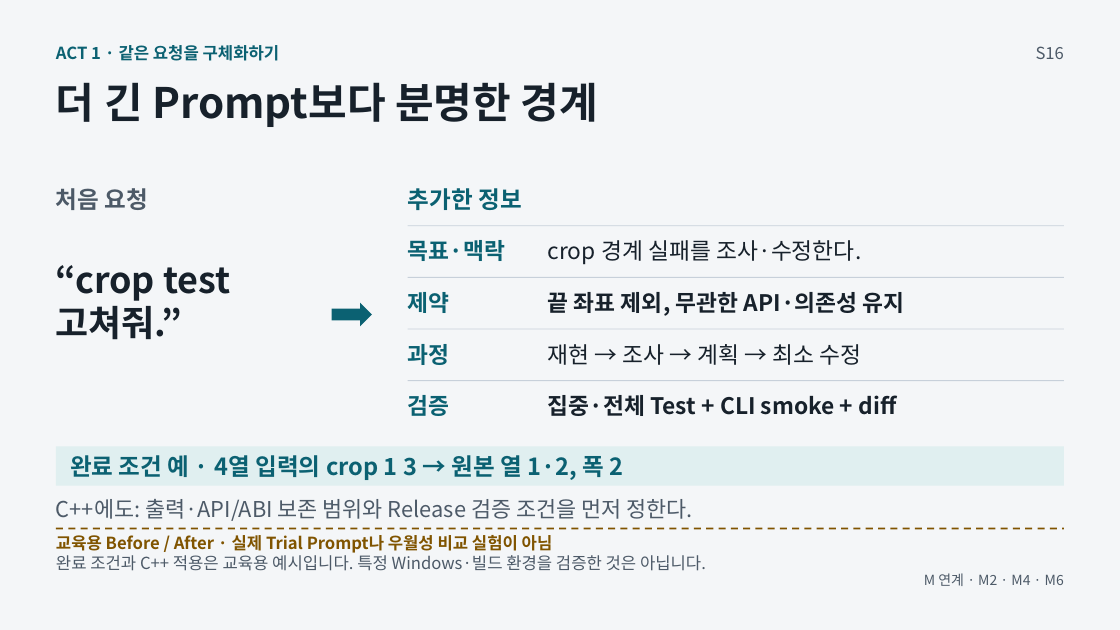
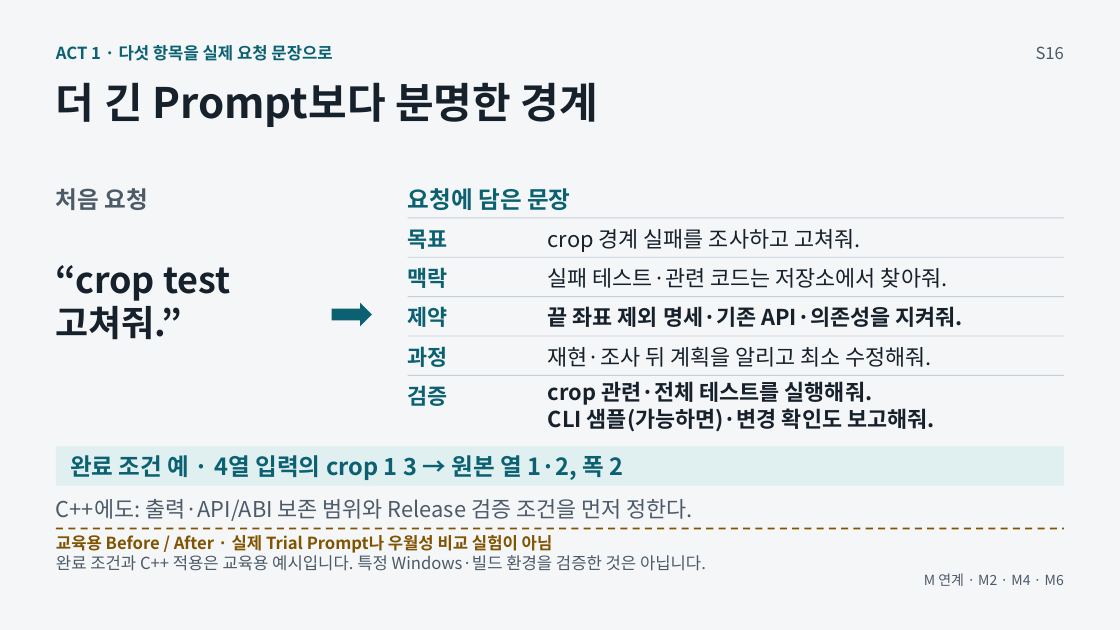
Before and after one commit to GideokKim/ai-dev-training, a slide deck: slide 6 of production/ACT_1.pptx. Drawn at 1120x630 pixels with LibreOffice and Linux fonts; fonts in the diff are those of the drawing. Boxes give left, top, right and bottom in pixels: in the first picture for what was removed or moved away, otherwise in the second. Text is boxed around its words. In the diff, an @@ line names an element or a change of style, - is before the commit and + after.

```diff
--- a/production/ACT_1.pptx
+++ b/production/ACT_1.pptx
@@ text at (56,45,332,61): text changed @@
-ACT 1 · 같은 요청을 구체화하기
+ACT 1 · 다섯 항목을 실제 요청 문장으로
@@ text at (408,188,570,210): text changed @@
-추가한 정보
+요청에 담은 문장
@@ line moved from (408, 226) - (1065, 226) to (408, 218) - (1065, 218) @@
@@ text at (408,229,448,249): text changed; size 19.5 to 18.8 pt @@
-목표·맥락
+목표
@@ text at (548,229,860,252): text changed; size 19.5 to 18.8 pt @@
-crop 경계 실패를 조사·수정한다.
+crop 경계 실패를 조사하고 고쳐줘.
@@ line added from (408, 257) to (1065, 257), #C7D0DA 0.75 pt @@
@@ text added at (408,267,448,288), 18.8 pt, text #0B6172, bold @@
+맥락
@@ text added at (548,268,947,288), 18.8 pt, text #17212B @@
+실패 테스트·관련 코드는 저장소에서 찾아줘.
@@ line moved from (408, 277) - (1065, 277) to (408, 297) - (1065, 297) @@
@@ size 19.5 to 18.8 pt in 3 elements at (408,346,448,367), (408,385,448,406), (408,306,448,327) @@
@@ text "제약": place and size @@
-text "제약" at (408,292,450,313)
+text "제약" at (408,306,448,327)
@@ text at (548,306,962,327): text changed; size 19.5 to 18.8 pt @@
-끝 좌표 제외, 무관한 API·의존성 유지
+끝 좌표 제외 명세·기존 API·의존성을 지켜줘.
@@ line moved from (408, 329) - (1065, 329) to (408, 336) - (1065, 336) @@
@@ text at (548,346,932,367): text changed; size 19.5 to 18.8 pt @@
-재현 → 조사 → 계획 → 최소 수정
+재현·조사 뒤 계획을 알리고 최소 수정해줘.
@@ line moved from (408, 381) - (1065, 381) to (408, 376) - (1065, 376) @@
@@ text added at (548,381,934,432), 18.8 pt, text #17212B, bold @@
+crop 관련·전체 테스트를 실행해줘.
+CLI 샘플(가능하면)·변경 확인도 보고해줘.
@@ text removed at (548,395,897,416) @@
-집중·전체 Test + CLI smoke + diff
```
Also in this commit, not shown: 12 other slides changed, 46 other files.
